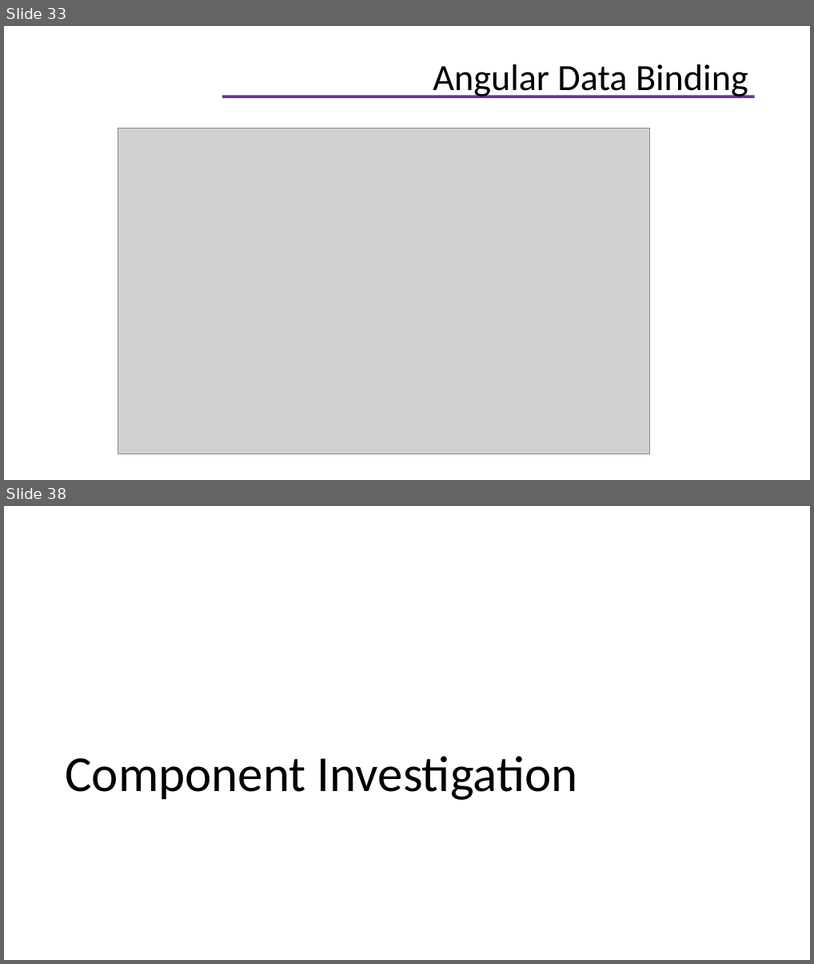
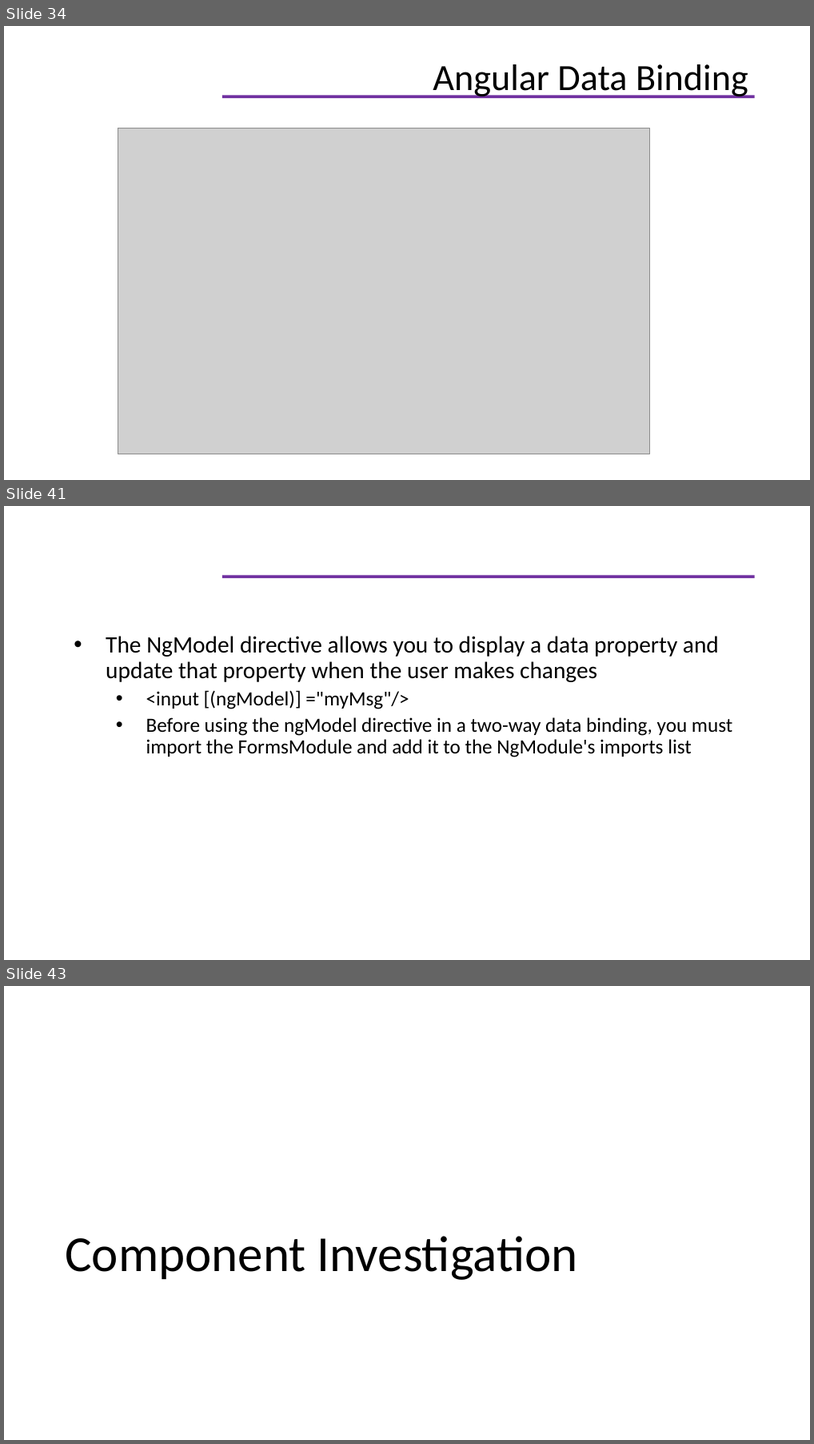
Before and after one commit to helenhash/angular-training, a slide deck: docs/Angular Training.pptx. Shown one above the other, each under a label of ours: slides 33 and 38 before the commit, slides 34, 41 and 43 after it; the slides between them are not shown. The pictures are 814x964 and 814x1444 pixels, drawn with LibreOffice and Linux fonts; fonts in the diff are those of the drawing; grey boxes stand for pictures; background and template pictures are left out. Boxes give left, top, right and bottom in pixels: in the first picture for what was removed or moved away, otherwise in the second. Text is boxed around its words. In the diff, an @@ line names an element or a change of style, - is before the commit and + after.

```diff
--- a/docs/Angular Training.pptx
+++ b/docs/Angular Training.pptx
@@ slide 41 added at [4, 506, 810, 960], background #FFFFFF; not listed: 1 template element that a slide beside it also shows @@
@@ text added at [106, 636, 733, 757], 18 pt, text #000000 @@
+• The NgModel directive allows you to display a data property and update that property when the user makes changes
+  • <input [(ngModel)] ="myMsg"/>
+  • Before using the ngModel directive in a two-way data binding, you must import the FormsModule and add it to the NgModule's imports list
@@ what was slide 33 is now slide 34 @@
@@ what was slide 38 is now slide 43 @@
```
Also in this commit, not shown: 4 slides changed, 5 other slides added, 1 slide removed, 19 other files.
